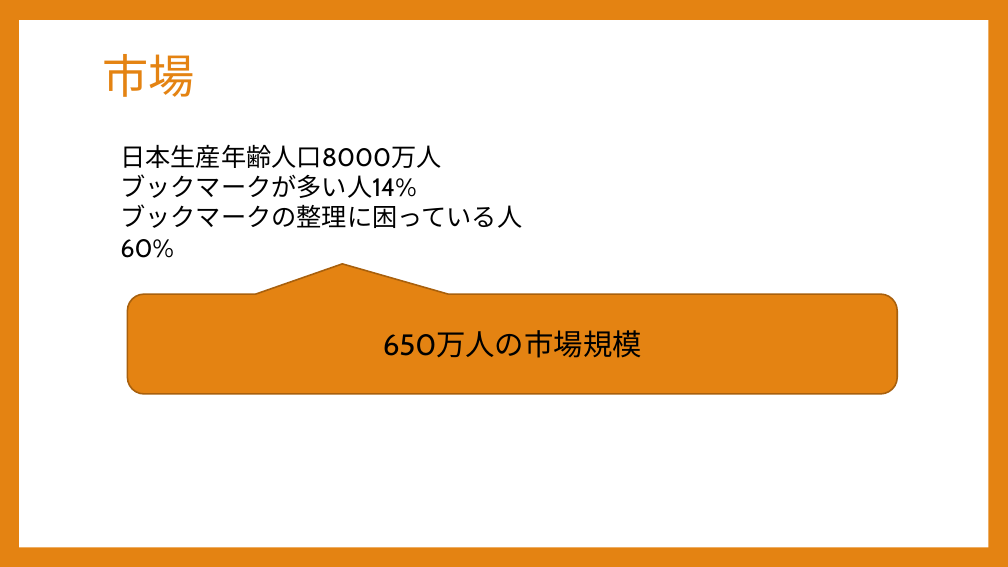
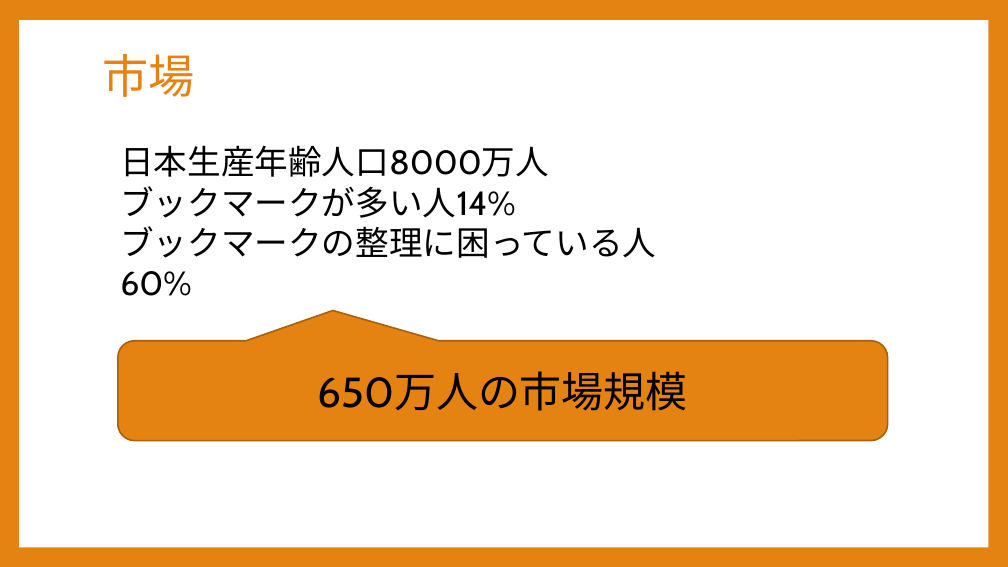
Before and after one commit to Sorarinu/ProjectP2016_F, a slide deck: slide 12 of production-idea/第2回中間発表改定２.pptx. Drawn at 1008x567 pixels with LibreOffice and Linux fonts; fonts in the diff are those of the drawing. Boxes give left, top, right and bottom in pixels: in the first picture for what was removed or moved away, otherwise in the second. Text is boxed around its words. In the diff, an @@ line names an element or a change of style, - is before the commit and + after.

```diff
--- a/production-idea/第2回中間発表改定２.pptx
+++ b/production-idea/第2回中間発表改定２.pptx
@@ text "日本生産年齢人口8000万人" at [120,145,656,258]: size 24 to 32 pt @@
@@ rounded speech box "650万人の市場規模": place and size @@
-rounded speech box "650万人の市場規模" at [128,294,898,394]
+rounded speech box "650万人の市場規模" at [118,341,888,441]
@@ rounded speech box "650万人の市場規模" at [118,341,888,441]: size 28 to 40 pt @@
```
Also in this commit, not shown: 6 other slides changed.
